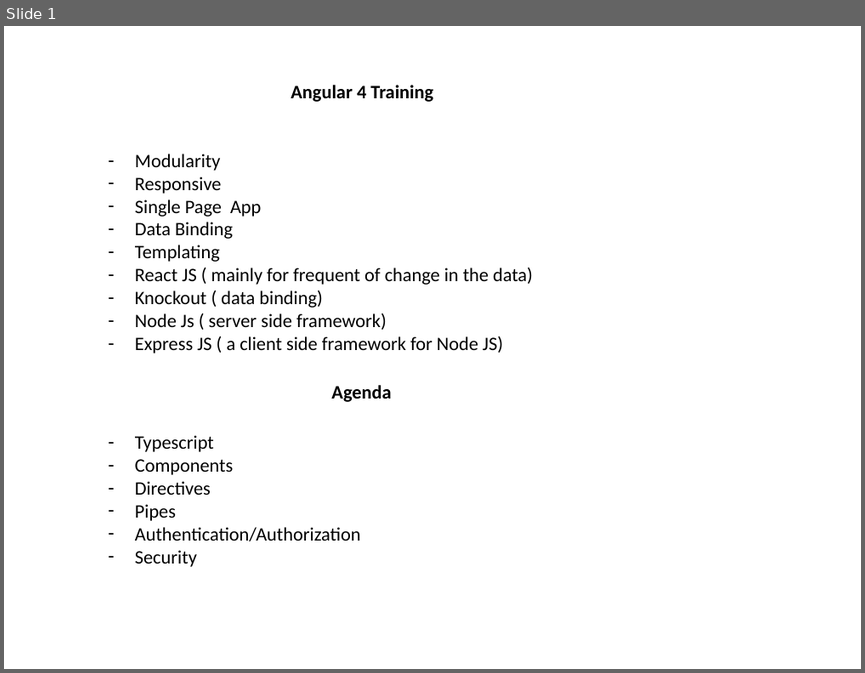
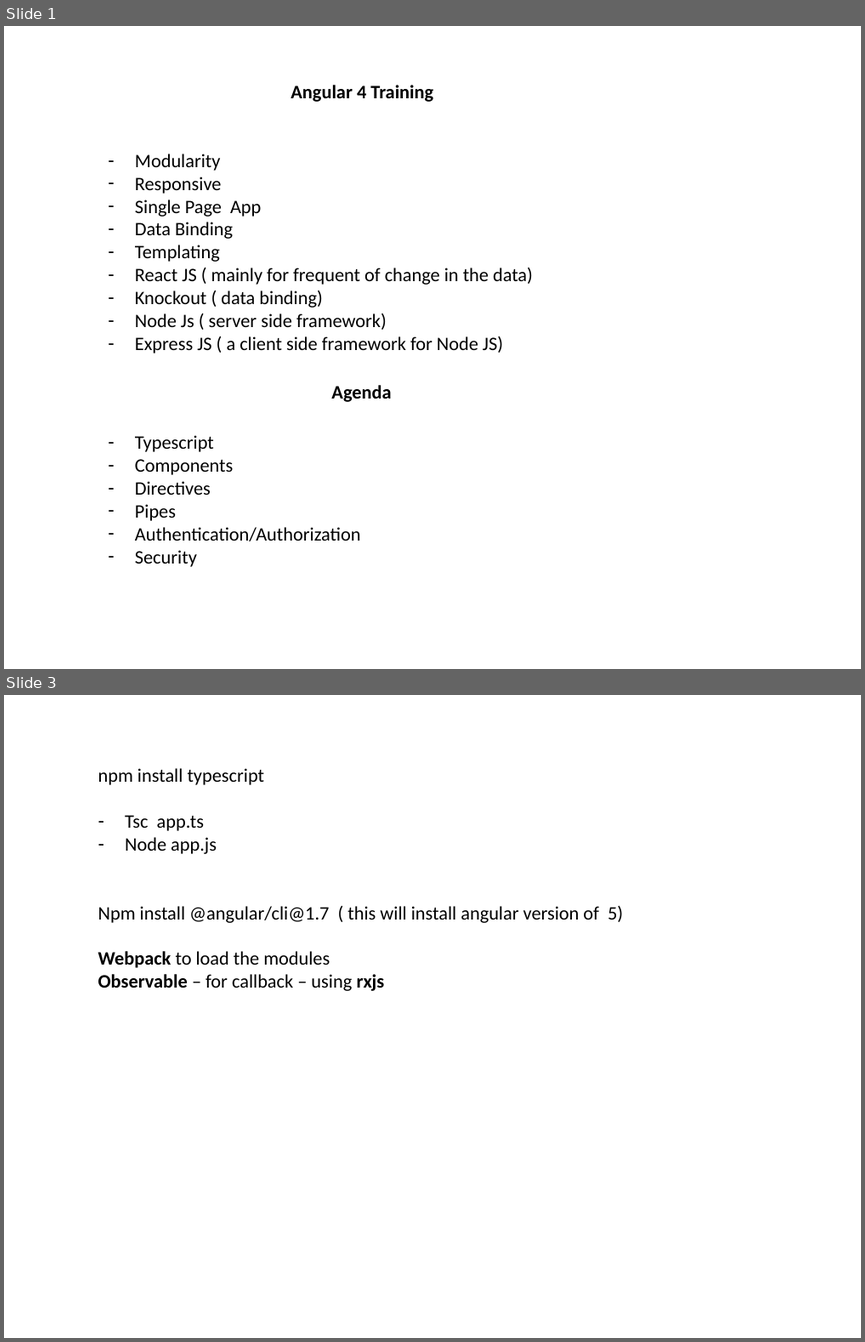
Before and after one commit to mdparthi/Angular4, a slide deck: Angular4Training.pptx. Shown one above the other, each under a label of ours: slide 1 before the commit, slides 1 and 3 after it; the slides between them are not shown. The pictures are 865x673 and 865x1342 pixels, drawn with LibreOffice and Linux fonts; fonts in the diff are those of the drawing. Boxes give left, top, right and bottom in pixels: in the first picture for what was removed or moved away, otherwise in the second. Text is boxed around its words. In the diff, an @@ line names an element or a change of style, - is before the commit and + after.

```diff
--- a/Angular4Training.pptx
+++ b/Angular4Training.pptx
@@ slide 3 added at [4,695,861,1338], background #FFFFFF @@
@@ text added at [98,768,623,991], 16 pt, text #000000 @@
+npm install typescript
+– Tsc app.ts
+– Node app.js
+Npm install @angular/cli@1.7 ( this will install angular version of 5)
+Webpack to load the modules
+Observable – for callback – using rxjs
```
Also in this commit, not shown: 1 slide changed, 1 other file.
